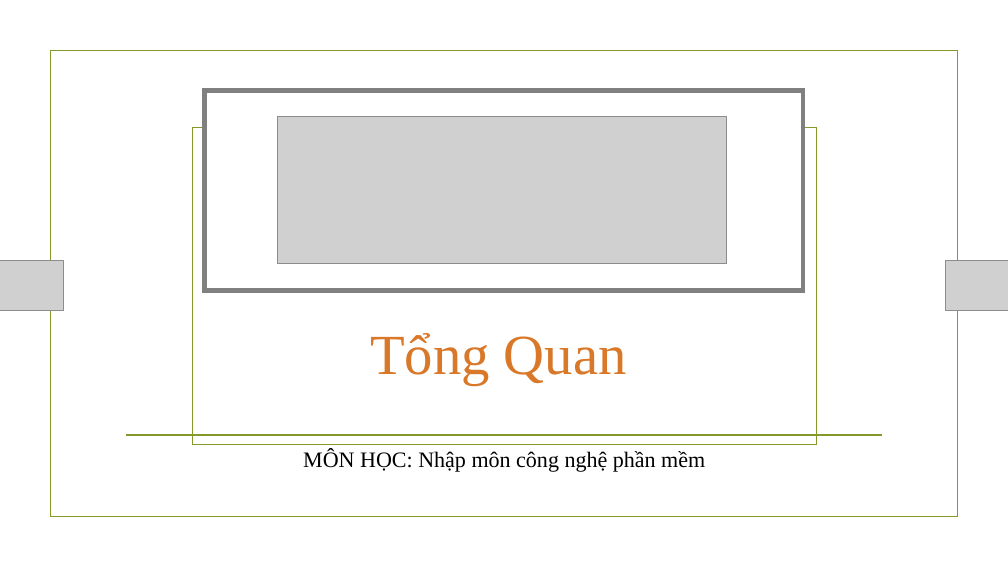
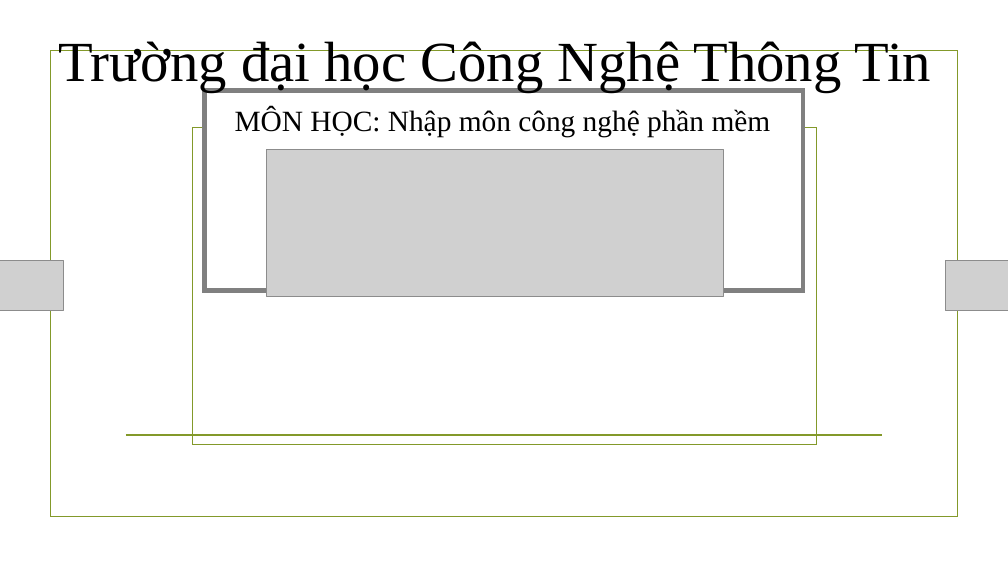
Before and after one commit to NamBang/CEMEM, a slide deck: slide 1 of Funciton-Point .pptx. Drawn at 1008x567 pixels with LibreOffice and Linux fonts; fonts in the diff are those of the drawing; grey boxes stand for pictures; background and template pictures are left out. Boxes give left, top, right and bottom in pixels: in the first picture for what was removed or moved away, otherwise in the second. Text is boxed around its words. In the diff, an @@ line names an element or a change of style, - is before the commit and + after.

```diff
--- a/Funciton-Point .pptx
+++ b/Funciton-Point .pptx
@@ text added at (x1=58, y1=41, x2=932, y2=92), 54 pt, text #000000 @@
+Trường đại học Công Nghệ Thông Tin
@@ subtitle "MÔN HỌC: Nhập môn công ..." moved from (x1=303, y1=450, x2=705, y2=472) to (x1=235, y1=108, x2=771, y2=137) @@
@@ subtitle "MÔN HỌC: Nhập môn công ..." at (x1=235, y1=108, x2=771, y2=137): size 21 to 28 pt; more space between paragraphs @@
@@ picture resized from (x1=278, y1=116, x2=727, y2=263) to (x1=267, y1=150, x2=724, y2=296) @@
@@ text removed at (x1=370, y1=333, x2=627, y2=385) @@
-Tổng Quan
```
Also in this commit, not shown: 10 other slides changed, 4 slides added, 1 slide removed.
